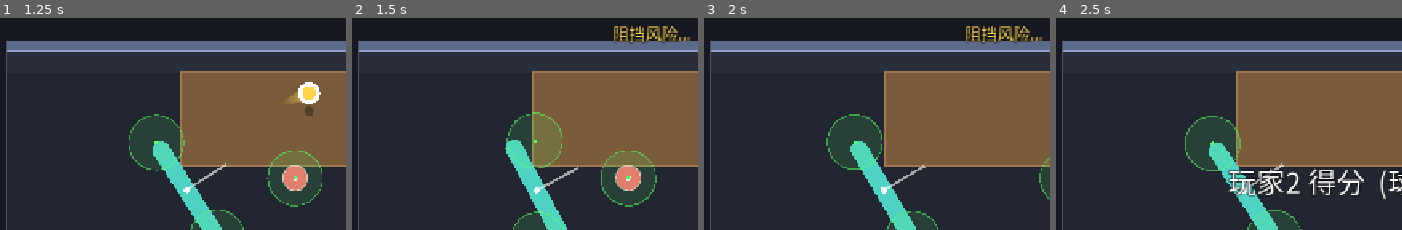
Above: before the commit, frames 1-4 (left to right).
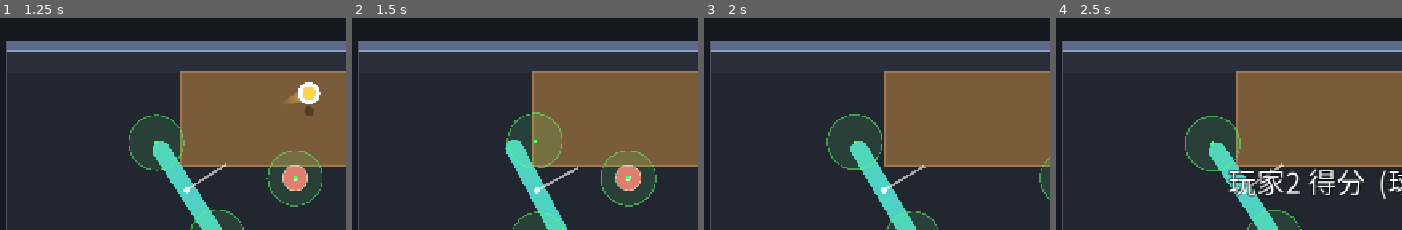
Above: after the commit, the same moments.

Repository: shuperidou/BMA-Arena
Game: Godot game, scene res://scenes/Main.tscn
The game is run twice, just before and just after one commit, with the same random seed, the same clock (stepped at 60 frames per second) and the same inputs.
Inputs (mouse positions are % of the whole screen's width and height, from its top left):
- Up to frame 1 (1.25 s): tap Enter at 0.5 s; move the mouse to (82, 46) at 0.52 s; hold D from 0.53 s (still down); tap 2 at 0.6 s; click (82, 46) at 0.67 s; tap Space at 0.77 s
- Up to frame 2 (1.5 s): release D at 1.25 s; drag from (34, 57) to (51, 72) at 1.27 s
- Up to frame 3 (2 s): no input
- Up to frame 4 (2.5 s): move the mouse to (68, 28) at 2.02 s; hold D from 2.03 s (still down); tap 4 at 2.1 s
The pictures show only the part of the screen within x 13-63%, y 9-59%; the shares and areas given below are measured in that part.

Frame 1 is identical in both runs. In frame 2, 1.0% of the frame differs, in the area x 75-98%, y 3-13%; in frame 3, 1.0%; in frame 4, nothing differs.

Commit message:
hit: ball speed from hit-zone velocity ALONG facing; vy(vz) from PERPENDICULAR component (mouse down=up); add hit_vz_perp_gain; tests

Diff:
--- a/scripts/autoload/game_config.gd
+++ b/scripts/autoload/game_config.gd
@@ -107,6 +107,9 @@
 var hit_speed_max: float = 2000.0       ## 强击球速
 var hit_speed_curve: float = 1.4        ## 力度响应曲线指数 (>1 需要更快才到强)
 var hit_zone_speed_ref: float = 1500.0  ## 击球区速度归一化基准 (世界单位/秒)
+## vy/弧线 = hit_vz_v0 + (垂直于朝向的分速度 / hit_zone_speed_ref) * 此增益。
+## 鼠标向下 -> 垂直分速度为正 -> vy 增大; 鼠标向上 -> vy 减小。结果夹在 [hit_vz_min, hit_vz_max]。
+var hit_vz_perp_gain: float = 100.0
 
 ## 方向：基础方向=面向桌中心；叠加"击球区位置 + 挥动方向"的偏置。
 var hit_direction_strength: float = 0.6 ## 偏置对方向的影响程度 (0=永远朝桌, 1=完全由挥动决定)
@@ -154,9 +157,9 @@
 var block_require_time_reachable: bool = false
 var block_reach_slack: float = 0.12
 ## 可选门槛2: 对手 B 必须在接球方的"球侧"(不在正后方), 防止背后推人也算阻挡。默认关。
-var block_require_opponent_in_front: bool = false
+var block_require_opponent_in_front: bool = true
 ## 碰撞持续时间门槛: 至少要接触这么久才算阻挡
-var block_min_contact_time: float = 0.03
+var block_min_contact_time: float = 0.2
 
 # ============================================================
 #  J. 调试显示开关 (F1 总开关; 打开后按 1~6 分类)
--- a/scripts/match/hit_system.gd
+++ b/scripts/match/hit_system.gd
@@ -14,12 +14,19 @@
 
 static func compute(player: PlayerController, zone: HitPoint, ball: Ball) -> Dictionary:
 	var facing: Vector2 = Vector2.RIGHT.rotated(player.rotation)  # 面向桌中心 (基准方向)
+	var perp: Vector2 = facing.rotated(PI * 0.5)                  # 垂直于朝向 (角色局部 +y)
 	var zone_world: Vector2 = zone.global_position
 	var zone_vel: Vector2 = zone.velocity
 	var speed: float = zone_vel.length()
+	var ref: float = maxf(GameConfig.hit_zone_speed_ref, 1.0)
+	# 把判定区世界速度分解成"沿朝向"和"垂直朝向"两个正交分量:
+	#   v_along (沿朝向)   -> 球速 (主要影响因素)
+	#   v_perp  (垂直朝向) -> vy/弧线 (鼠标向下=增大, 向上=减小)
+	var v_along: float = zone_vel.dot(facing)
+	var v_perp: float = zone_vel.dot(perp)
 
-	# --- 力度：世界速度 -> 曲线 -> 球速 ---
-	var t: float = clampf(speed / maxf(GameConfig.hit_zone_speed_ref, 1.0), 0.0, 1.0)
+	# --- 力度：沿朝向的分速度 -> 曲线 -> 球速 ---
+	var t: float = clampf(maxf(v_along, 0.0) / ref, 0.0, 1.0)
 	var strength: float = pow(t, maxf(GameConfig.hit_speed_curve, 0.05))
 	var ball_speed: float = lerpf(GameConfig.hit_speed_min, GameConfig.hit_speed_max, strength)
 
@@ -36,7 +43,10 @@
 	#   assist=1 -> 只要触球就保证回桌 (方向+力度都拉到"瞄准桌中心并落桌"的解)
 	#   0..1    -> 按比例混合
 	var p: Vector2 = ball.global_position
-	var vz: float = GameConfig.hit_vz_v0
+	# vy/弧线：由"垂直于朝向的分速度"决定 (鼠标向下 -> v_perp>0 -> vy增大)
+	var perp_t: float = clampf(v_perp / ref, -1.0, 1.0)
+	var vz: float = clampf(GameConfig.hit_vz_v0 + perp_t * GameConfig.hit_vz_perp_gain,
+		GameConfig.hit_vz_min, GameConfig.hit_vz_max)
 	var g: float = GameConfig.ball_gravity
 	var assist: float = clampf(GameConfig.assist_strength, 0.0, 1.0)
 	var assisted_dir: Vector2 = raw_dir
--- a/scripts/tools/block_test.gd
+++ b/scripts/tools/block_test.gd
@@ -42,33 +42,40 @@
 func _run() -> void:
 	var now := 10.0
 	var up := Vector2(0, -600)
+	# 用配置派生的时间值, 避免和 GameConfig 调参脱节
+	var win: float = GameConfig.block_collision_window
+	var mc: float = GameConfig.block_min_contact_time
+	var good_age: float = win * 0.5          # 在窗口内
+	var old_age: float = win * 2.0           # 超出窗口
+	var good_contact: float = mc + 0.05      # 接触足够
+	var short_contact: float = mc * 0.5      # 接触不足
 
 	# S1: 接球方朝球冲 + 球在扇区 + 刚碰撞且接触足够 -> CONFIRMED
-	var s1 := _scn(Vector2(0, 0), up, Vector2(0, -60), Vector2(0, -20), 0.05, 0.05, now)
+	var s1 := _scn(Vector2(0, 0), up, Vector2(0, -60), Vector2(0, -20), good_age, good_contact, now)
 	_check("S1 冲球+侧撞 -> CONFIRMED", s1 == GameTypes.Interference.CONFIRMED, "state=%d" % s1)
 
 	# S2: 接球方静止 (无意图) -> NONE
-	var s2 := _scn(Vector2(0, 0), Vector2.ZERO, Vector2(0, -60), Vector2(0, -20), 0.05, 0.05, now)
+	var s2 := _scn(Vector2(0, 0), Vector2.ZERO, Vector2(0, -60), Vector2(0, -20), good_age, good_contact, now)
 	_check("S2 静止 -> NONE", s2 == GameTypes.Interference.NONE, "state=%d" % s2)
 
 	# S3: 球不在速度扇区内 -> NONE
-	var s3 := _scn(Vector2(0, 0), up, Vector2(120, -5), Vector2(60, -5), 0.05, 0.05, now)
+	var s3 := _scn(Vector2(0, 0), up, Vector2(120, -5), Vector2(60, -5), good_age, good_contact, now)
 	_check("S3 球在扇区外 -> NONE", s3 == GameTypes.Interference.NONE, "state=%d" % s3)
 
 	# S4: 扇区满足, 但接触时间不足 -> POSSIBLE (不判罚)
-	var s4 := _scn(Vector2(0, 0), up, Vector2(0, -60), Vector2(0, -20), 0.05, 0.001, now)
+	var s4 := _scn(Vector2(0, 0), up, Vector2(0, -60), Vector2(0, -20), good_age, short_contact, now)
 	_check("S4 接触太短 -> POSSIBLE", s4 == GameTypes.Interference.POSSIBLE, "state=%d" % s4)
 
 	# S5: 扇区满足, 但碰撞太旧(超出窗口) -> POSSIBLE
-	var s5 := _scn(Vector2(0, 0), up, Vector2(0, -60), Vector2(0, -20), 0.9, 0.9, now)
+	var s5 := _scn(Vector2(0, 0), up, Vector2(0, -60), Vector2(0, -20), old_age, good_contact, now)
 	_check("S5 碰撞太旧 -> POSSIBLE", s5 == GameTypes.Interference.POSSIBLE, "state=%d" % s5)
 
 	# S6: 可选门槛-对手在正后方 -> NONE (开关打开时)
 	GameConfig.block_require_opponent_in_front = true
-	var s6 := _scn(Vector2(0, 0), up, Vector2(0, -60), Vector2(0, 40), 0.05, 0.05, now)
+	var s6 := _scn(Vector2(0, 0), up, Vector2(0, -60), Vector2(0, 40), good_age, good_contact, now)
 	_check("S6 B在正后方(开关开) -> NONE", s6 == GameTypes.Interference.NONE, "state=%d" % s6)
 	GameConfig.block_require_opponent_in_front = false
 
 	# S7: 开关关时, 同样场景(B在正后方) -> CONFIRMED
-	var s7 := _scn(Vector2(0, 0), up, Vector2(0, -60), Vector2(0, 40), 0.05, 0.05, now)
+	var s7 := _scn(Vector2(0, 0), up, Vector2(0, -60), Vector2(0, 40), good_age, good_contact, now)
 	_check("S7 B在后方(开关关) -> CONFIRMED", s7 == GameTypes.Interference.CONFIRMED, "state=%d" % s7)
--- a/scripts/tools/hit_test.gd
+++ b/scripts/tools/hit_test.gd
@@ -152,6 +152,7 @@
 		"state=%d reason=%d" % [ball.state, _last_death])
 
 	# T9: AI 击球力度/vz 必须落在"玩家的上下限"内, 且角度有变化
+	GameConfig.ai_error_chance = 0.0  # 失误会故意越界, 这里先关掉
 	var ai: AiPlayer = main_node.players[1]
 	var in_limits := true
 	var angle0: float = 999.0
@@ -173,3 +174,16 @@
 		"speed=[%.0f,%.0f] vz=[%.0f,%.0f]" % [GameConfig.hit_speed_min, GameConfig.hit_speed_max,
 			GameConfig.hit_vz_min, GameConfig.hit_vz_max])
 	_check("T9 AI varies hit angle", varied, "angle0=%.2f" % angle0)
+
+	# T10: 判定区速度分解 —— 沿朝向分量 -> 球速; 垂直分量 -> vy (两者垂直)
+	p1.global_position = Vector2(0.0, -14.0)
+	p1.rotation = -PI / 2.0          # 面向桌(上), facing=(0,-1), perp=(1,0)
+	ball.global_position = Vector2(0.0, -60.0)
+	zone.velocity = Vector2(0.0, -1000.0)   # 沿朝向的挥动
+	var oa: Dictionary = HitSystem.compute(p1, zone, ball)
+	zone.velocity = Vector2(1000.0, 0.0)    # 垂直朝向的挥动 (鼠标向下)
+	var ob: Dictionary = HitSystem.compute(p1, zone, ball)
+	_check("T10 沿朝向挥动 -> 球速更大", oa.ball_speed > ob.ball_speed,
+		"along=%.0f perp=%.0f" % [oa.ball_speed, ob.ball_speed])
+	_check("T10 垂直挥动 -> vy 更大", ob.vz > oa.vz,
+		"along_vz=%.0f perp_vz=%.0f" % [oa.vz, ob.vz])
